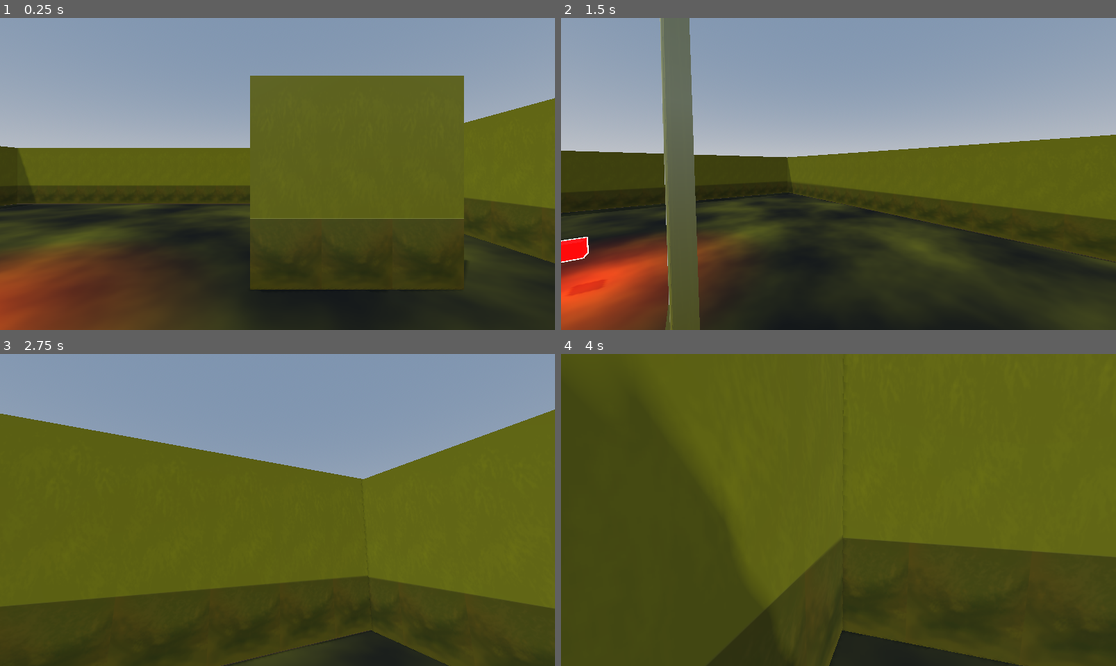
Above: before the commit, frames 1-4 (two rows, left to right).
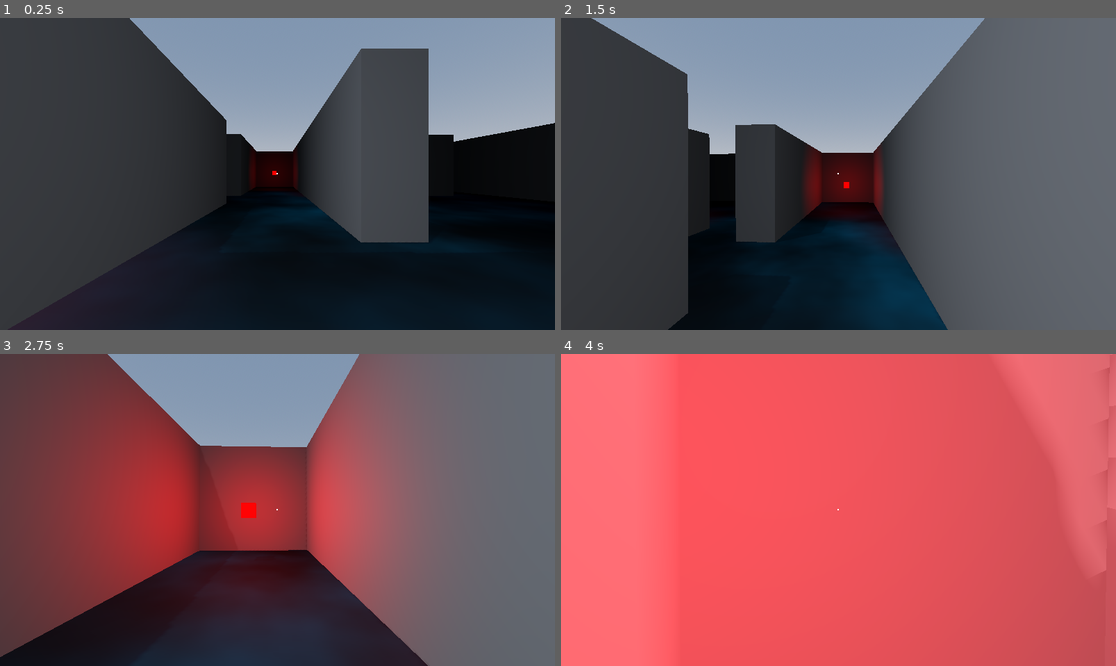
Above: after the commit, the same moments.

Repository: uniqueusername/burning-paper
Game: Godot game, scene res://levels/world2.tscn
The game is run twice, just before and just after one commit, with the same random seed, the same clock (stepped at 60 frames per second) and the same inputs. Before the commit the project starts from res://world.tscn.
Inputs (mouse positions are in pixels of both pictures, inside the frame that each line leads up to):
- Up to frame 1 (0.25 s): no input
- Up to frame 2 (1.5 s): tap Enter at 0.5 s; move the mouse to (866, 174) at 0.52 s; hold E (interact) 0.53-1.28 s; hold W (forward) from 0.53 s (still down); tap Space (jump) at 0.77 s; move the mouse to (810, 174) at 1.27 s; tap E (interact) at 1.35 s
- Up to frame 3 (2.75 s): keep holding W (forward); tap Space (jump) at 1.52 s; move the mouse to (288, 503) at 2.02 s; hold E (interact) from 2.03 s (still down)
- Up to frame 4 (4 s): keep holding W (forward); move the mouse to (832, 516) at 2.77 s; release E (interact) at 2.78 s; tap E (interact) at 2.85 s; tap Space (jump) at 3.02, 3.77 s; move the mouse to (877, 513) at 3.52 s; hold E (interact) from 3.53 s (still down)

The runs differ from the first frame. In frame 1, 78% of the frame differs, in the area x 0-100%, y 0-100%; in frame 2, 79%; in frame 3, 89%; in frame 4, 100%.

Commit message:
prototype level made

Diff:
--- a/levels/world2.tscn
+++ b/levels/world2.tscn
@@ -18,7 +18,10 @@
 ambient_light_source = 3
 ambient_light_color = Color(1, 1, 1, 1)
 tonemap_mode = 2
-volumetric_fog_density = 0.4921
+fog_enabled = true
+fog_light_color = Color(0, 0, 0, 1)
+fog_density = 0.25
+volumetric_fog_density = 0.25
 volumetric_fog_albedo = Color(0, 0, 0, 1)
 
 [sub_resource type="FastNoiseLite" id="FastNoiseLite_pxbw4"]
@@ -80,6 +83,7 @@
 environment = SubResource("Environment_oofkt")
 
 [node name="floor" type="CSGBox3D" parent="."]
+transform = Transform3D(1, 0, 0, 0, 1, 0, 0, 0, 1, 0, 0.22179, 0)
 use_collision = true
 size = Vector3(20.1669, 0.001, 18.901)
 material = SubResource("StandardMaterial3D_e776h")
@@ -88,29 +92,30 @@
 transform = Transform3D(1, 1.05879e-22, 0, 9.63259e-34, 1, 0, 0, 0, 1, 0, 0, 0)
 
 [node name="terminal" parent="terminals" instance=ExtResource("2_bna8q")]
-transform = Transform3D(1, -4.96115e-11, -7.27596e-12, -9.09773e-12, 1, -7.27596e-12, 0, 1.45519e-11, 1, 3.37785, 1.29949, 0)
+transform = Transform3D(1, -4.96115e-11, -7.27596e-12, -9.09773e-12, 1, -7.27596e-12, 0, 1.45519e-11, 1, -8.86834, 1.29949, -4.55731)
 material = SubResource("StandardMaterial3D_47g1u")
 
 [node name="terminal2" parent="terminals" instance=ExtResource("2_bna8q")]
-transform = Transform3D(1, -4.96115e-11, -7.27596e-12, -9.09773e-12, 1, -7.27596e-12, 0, 1.45519e-11, 1, 4.93757, 1.29949, 0)
+transform = Transform3D(1, -4.96115e-11, -7.27596e-12, -9.09773e-12, 1, -7.27596e-12, 0, 1.45519e-11, 1, -4.83891, 1.29949, 5.7738)
 material = SubResource("StandardMaterial3D_0xlgp")
 
 [node name="terminal3" parent="terminals" instance=ExtResource("2_bna8q")]
-transform = Transform3D(1, -4.96115e-11, -7.27596e-12, -9.09773e-12, 1, -7.27596e-12, 0, 1.45519e-11, 1, 0.323833, 1.29949, 0)
+transform = Transform3D(1, -4.96115e-11, -7.27596e-12, -9.09773e-12, 1, -7.27596e-12, 0, 1.45519e-11, 1, 1.85142, 1.29949, -4.60823)
 material = SubResource("StandardMaterial3D_6w4sh")
 
 [node name="terminal4" parent="terminals" instance=ExtResource("2_bna8q")]
-transform = Transform3D(1, -4.96115e-11, -7.27596e-12, -9.09773e-12, 1, -7.27596e-12, 0, 1.45519e-11, 1, 1.88355, 1.29949, 0)
+transform = Transform3D(1, -4.96115e-11, -7.27596e-12, -9.09773e-12, 1, -7.27596e-12, 0, 1.45519e-11, 1, 7.48472, 1.29949, 7.05238)
 material = SubResource("StandardMaterial3D_cn21e")
 
 [node name="terminal5" parent="terminals" instance=ExtResource("2_bna8q")]
-transform = Transform3D(1, -4.96115e-11, -7.27596e-12, -9.09773e-12, 1, -7.27596e-12, 0, 1.45519e-11, 1, -1.22818, 1.29949, 0)
+transform = Transform3D(1, -4.96115e-11, -7.27596e-12, -9.09773e-12, 1, -7.27596e-12, 0, 1.45519e-11, 1, -1.35548, 1.29949, -8.14715)
 material = SubResource("StandardMaterial3D_6gwd1")
 
 [node name="player" parent="." instance=ExtResource("1_j6y61")]
+transform = Transform3D(1, 0, 0, 0, 1, 0, 0, 0, 1, -1.11943, 1, 7.11763)
 collision_layer = 2
 
-[node name="head" parent="player" index="2"]
+[node name="head" parent="player" index="3"]
 visible = false
 
 [node name="RayCast3D" parent="player/head/Camera3D" index="0"]
@@ -129,16 +134,49 @@
 size = Vector3(1, 12.0146, 1)
 
 [node name="CSGBox3D3" type="CSGBox3D" parent="walls"]
-transform = Transform3D(21.275, 0, 0, 0, 1, 0, 0, 0, 1, -0.463905, 0.5005, -10.0174)
+transform = Transform3D(21.275, 0, 0, 0, 1, 0, 0, 0, 1, -0.463905, 1.60587, -10.0174)
 use_collision = true
+size = Vector3(1, 3, 1)
 
 [node name="CSGBox3D4" type="CSGBox3D" parent="walls"]
-transform = Transform3D(-9.2996e-07, -1.74846e-07, 1, 0, 1, 1.74846e-07, -21.275, 7.64274e-15, -4.37114e-08, -10.4639, 0.5005, -2.01736)
+transform = Transform3D(-9.2996e-07, -1.74846e-07, 1, 0, 1, 1.74846e-07, -21.275, 7.64274e-15, -4.37114e-08, -10.4639, 1.60587, -2.01736)
 use_collision = true
+size = Vector3(1, 3, 1)
 
 [node name="CSGBox3D5" type="CSGBox3D" parent="walls"]
-transform = Transform3D(-9.2996e-07, -1.74846e-07, 1, 0, 1, 1.74846e-07, -21.275, 7.64274e-15, -4.37114e-08, 9.53609, 0.5005, -2.01736)
+transform = Transform3D(-9.2996e-07, -1.74846e-07, 1, 0, 1, 1.74846e-07, -21.275, 7.64274e-15, -4.37114e-08, 9.53609, 1.60587, -2.01736)
 use_collision = true
+size = Vector3(1, 3, 1)
+
+[node name="CSGBox3D6" type="CSGBox3D" parent="walls"]
+transform = Transform3D(-3.80981e-07, -1.74846e-07, 1, 0, 1, 1.74846e-07, -8.71582, 7.64274e-15, -4.37114e-08, -3.39107, 1.60587, 4.45122)
+use_collision = true
+size = Vector3(1, 3, 1)
+
+[node name="CSGBox3D8" type="CSGBox3D" parent="walls"]
+transform = Transform3D(-6.2612e-07, -1.74846e-07, 1, 0, 1, 1.74846e-07, -14.3239, 7.64274e-15, -4.37114e-08, 0.623713, 1.60587, -3.06313)
+use_collision = true
+size = Vector3(1, 3, 1)
+
+[node name="CSGBox3D9" type="CSGBox3D" parent="walls"]
+transform = Transform3D(-3.80981e-07, -1.74846e-07, 1, 0, 1, 1.74846e-07, -8.71582, 7.64274e-15, -4.37114e-08, -3.33507, 1.60587, -6.76435)
+use_collision = true
+size = Vector3(1, 3, 1)
+
+[node name="CSGBox3D10" type="CSGBox3D" parent="walls"]
+transform = Transform3D(8.71582, 2.11758e-20, 1.06581e-14, -4.59075e-22, 1, 1.74846e-07, -9.86127e-14, -1.74846e-07, 1, -9.69329, 1.60587, -2.96907)
+use_collision = true
+size = Vector3(1, 3, 1)
+
+[node name="CSGBox3D12" type="CSGBox3D" parent="walls"]
+transform = Transform3D(6.86948, 2.11758e-20, 1.06581e-14, -3.61826e-22, 1, 1.74846e-07, -7.77228e-14, -1.74846e-07, 1, 3.76051, 1.60587, -2.96907)
+use_collision = true
+size = Vector3(1, 3, 1)
+
+[node name="CSGBox3D11" type="CSGBox3D" parent="walls"]
+transform = Transform3D(5.52611, 2.11148e-20, 1.06274e-14, -2.91068e-22, 0.997116, 1.74342e-07, -6.25236e-14, -1.74342e-07, 0.997116, -6.19479, 1.60587, 1.03131)
+use_collision = true
+size = Vector3(1, 3, 1)
 
 [node name="terminal_manager" type="Node3D" parent="."]
 script = ExtResource("3_ahj14")
--- a/objects/player/movement.gd
+++ b/objects/player/movement.gd
@@ -5,7 +5,7 @@
 const SPRINT = 10.0
 var speed = WALK
 const JUMP_VELOCITY = 4.5
-const SENSITIVITY = 0.01
+const SENSITIVITY = 0.001
 #bob variables
 const BOB_FREQ = 2.0
 const BOB_AMP = 0.08
--- a/objects/player/player.tscn
+++ b/objects/player/player.tscn
@@ -12,6 +12,19 @@
 transform = Transform3D(1, 0, 0, 0, 1, 0, 0, 0, 1, 3.998, 1, 1.491)
 disable_mode = 2
 script = ExtResource("1_ra8br")
+
+[node name="CenterContainer" type="CenterContainer" parent="."]
+anchors_preset = 15
+anchor_right = 1.0
+anchor_bottom = 1.0
+grow_horizontal = 2
+grow_vertical = 2
+mouse_filter = 2
+
+[node name="ColorRect" type="ColorRect" parent="CenterContainer"]
+custom_minimum_size = Vector2(5, 5)
+layout_mode = 2
+mouse_filter = 2
 
 [node name="MeshInstance3D" type="MeshInstance3D" parent="."]
 mesh = SubResource("CapsuleMesh_xjxf4")
--- a/project.godot
+++ b/project.godot
@@ -11,7 +11,7 @@
 [application]
 
 config/name="test 3d"
-run/main_scene="res://world.tscn"
+run/main_scene="res://levels/world2.tscn"
 config/features=PackedStringArray("4.2", "Forward Plus")
 config/icon="res://icon.svg"
 
--- a/world.tscn
+++ b/world.tscn
@@ -52,7 +52,7 @@
 [node name="CharacterBody3D" parent="." instance=ExtResource("1_45cb1")]
 collision_layer = 2
 
-[node name="head" parent="CharacterBody3D" index="2"]
+[node name="head" parent="CharacterBody3D" index="3"]
 transform = Transform3D(1, 0, 0, 0, 1, 0, 0, 0, 1, 0, 0.602865, 0)
 visible = false
 
